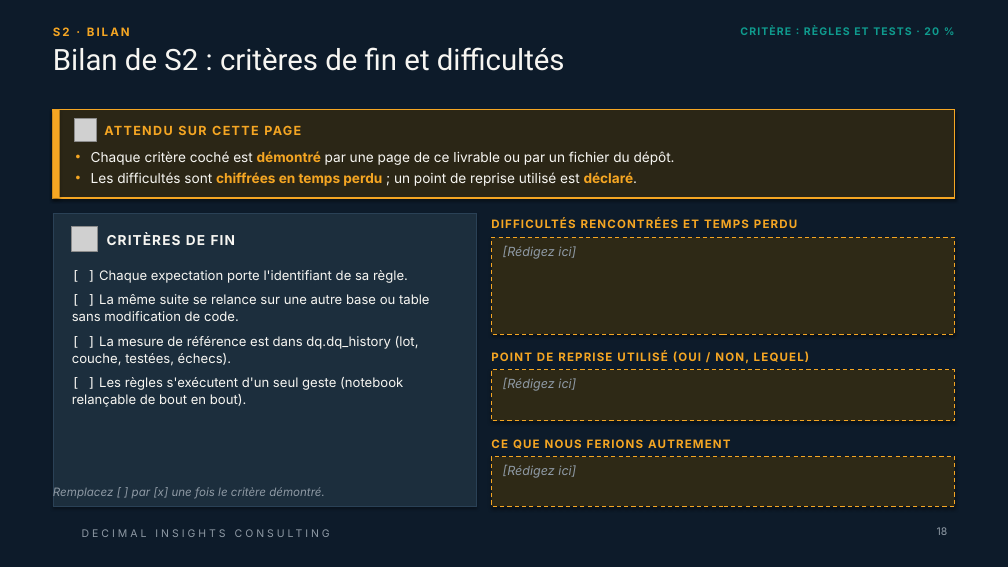
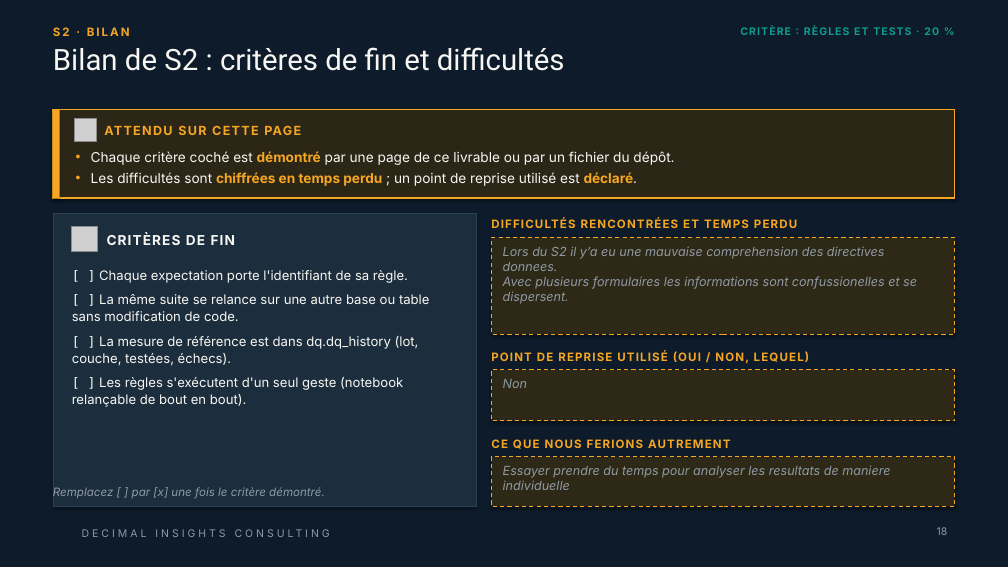
Before and after one commit to 0TRDavid/td-qualite-g00, a slide deck: slide 18 of livrables/Livrable_Groupe_TD_AssurConnect.pptx. Drawn at 1008x567 pixels with LibreOffice and Linux fonts; fonts in the diff are those of the drawing; grey boxes stand for pictures; background and template pictures are left out. Boxes give left, top, right and bottom in pixels: in the first picture for what was removed or moved away, otherwise in the second. Text is boxed around its words. In the diff, an @@ line names an element or a change of style, - is before the commit and + after.

```diff
--- a/livrables/Livrable_Groupe_TD_AssurConnect.pptx
+++ b/livrables/Livrable_Groupe_TD_AssurConnect.pptx
@@ text in rectangle at [503, 246, 917, 304]: text changed @@
-[Rédigez ici]
+Lors du S2 il y’a eu une mauvaise comprehension des directives donnees.
+Avec plusieurs formulaires les informations sont confussionelles et se dispersent.
@@ text in rectangle at [503, 379, 527, 388]: text changed @@
-[Rédigez ici]
+Non
@@ text in rectangle at [503, 465, 890, 490]: text changed @@
-[Rédigez ici]
+Essayer prendre du temps pour analyser les resultats de maniere individuelle
```
Also in this commit, not shown: 36 other slides changed, 1 other file.
